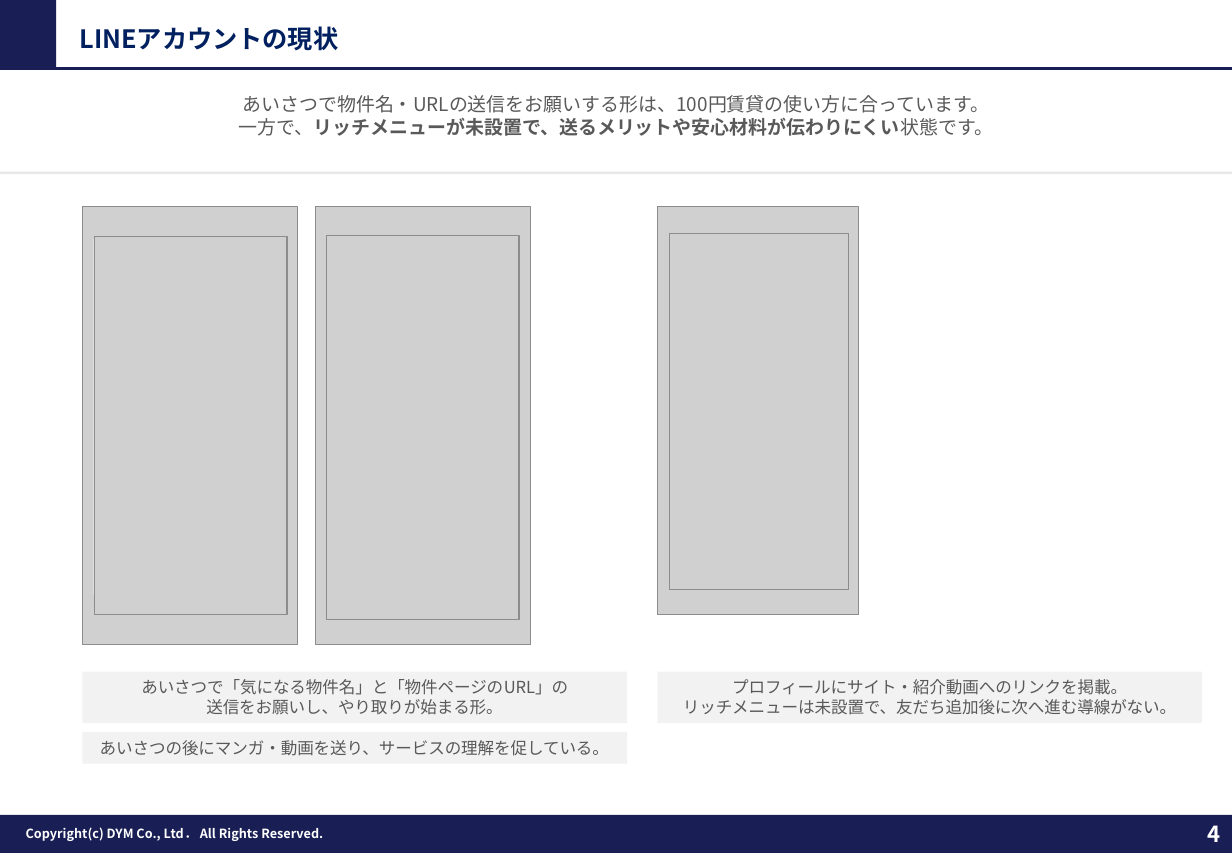
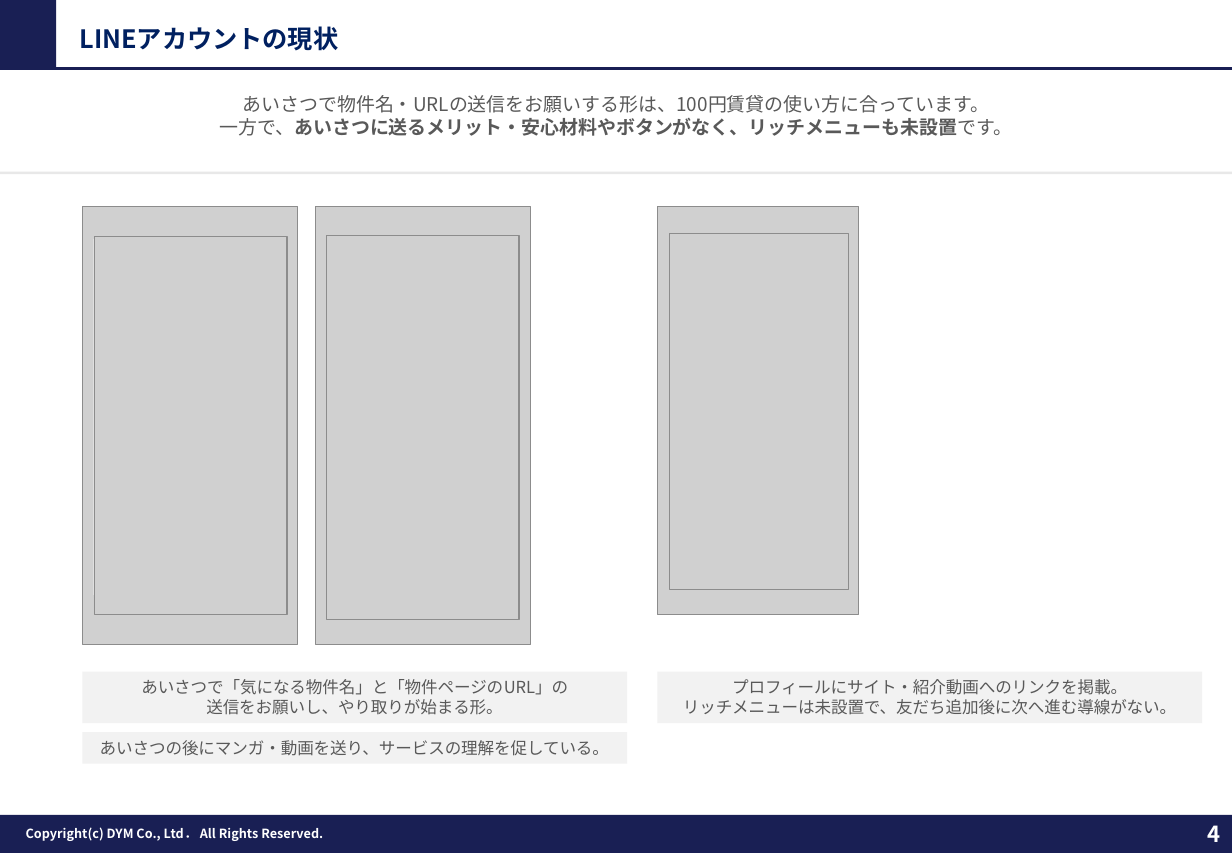
Before and after one commit to tonomura-r-dev/folder, a slide deck: slide 4 of 202609_株式会社あらうち御中_LINE公式アカウント運用のご提案_S1-17修正.pptx. Drawn at 1232x853 pixels with LibreOffice and Linux fonts; fonts in the diff are those of the drawing; grey boxes stand for pictures; background and template pictures are left out. Boxes give left, top, right and bottom in pixels: in the first picture for what was removed or moved away, otherwise in the second. Text is boxed around its words. In the diff, an @@ line names an element or a change of style, - is before the commit and + after.

```diff
--- a/202609_株式会社あらうち御中_LINE公式アカウント運用のご提案_S1-17修正.pptx
+++ b/202609_株式会社あらうち御中_LINE公式アカウント運用のご提案_S1-17修正.pptx
@@ text at box(219, 118, 1012, 136): text changed @@
-一方で、リッチメニューが未設置で、送るメリットや安心材料が伝わりにくい状態です。
+一方で、あいさつに送るメリット・安心材料やボタンがなく、リッチメニューも未設置です。
```
Also in this commit, not shown: 13 other slides changed, 2 other files.
